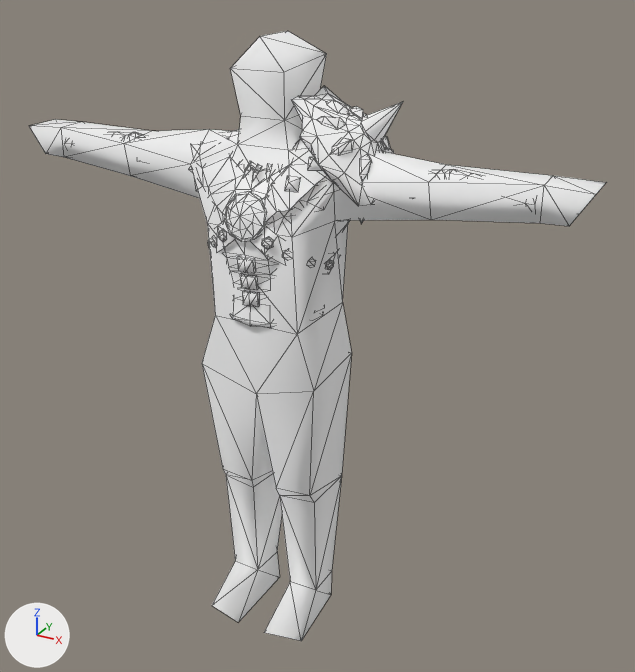
The glTF model docs/models/m648_body.glb, before and after one commit.
Both versions are drawn from a 50 mm lens placed at (1.235, -1.996, 0.911), pointed at (0.088, 0.089, -0.132). The axes (+X, +Y, +Z) are drawn at lower left. The lights are the same throughout. The older version comes first. Mesh edges are drawn as thin lines. Vertices at exactly the same position are counted once.

In view in the first picture: 'Group[0]'.
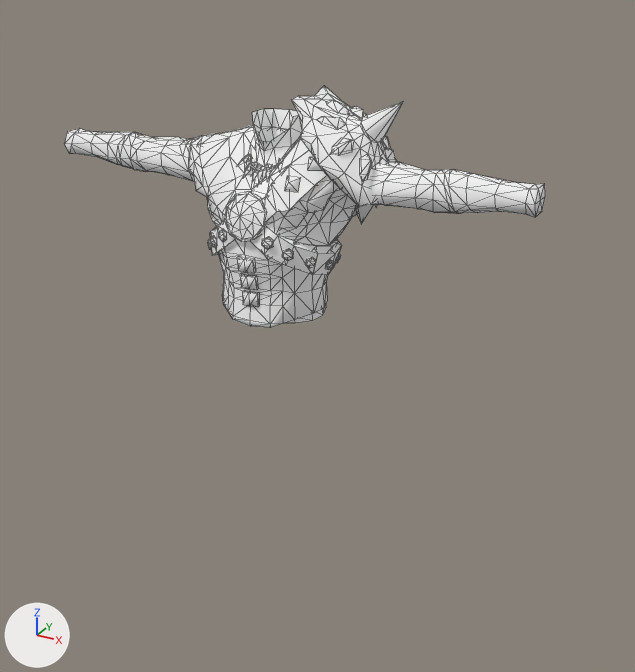
Boxes (x1, y1, x2, y2) around the edits, measured in the pictures (635 x 672 px):
'Group[0]', reshaped (17% narrower, 60% shorter)
    before: (29, 31, 606, 641)
    after: (65, 86, 545, 328)
part 1 of me_group_0, deleted
    before: (29, 31, 606, 641)

The change, as a list of edits to the scene's bpy script:
```text
Change me_group_0:
    used by ob_group_0; location = (0.0, 0.0, 0.0)
    remove me_group_0.from_pydata(...)  # 1299 vertices, 2230 faces; spans x -0.85..0.85, y -0.19..0.23, z -1.05..0.72
    add me_group_0.from_pydata(...)  # 1207 vertices, 2050 faces; spans x -0.72..0.72, y -0.17..0.23, z -0.04..0.58
    me_group_0 part 1: the loose piece of 92 vertices spanning x -0.85..0.85, y -0.19..0.14, z -1.05..0.72 is deleted
```
